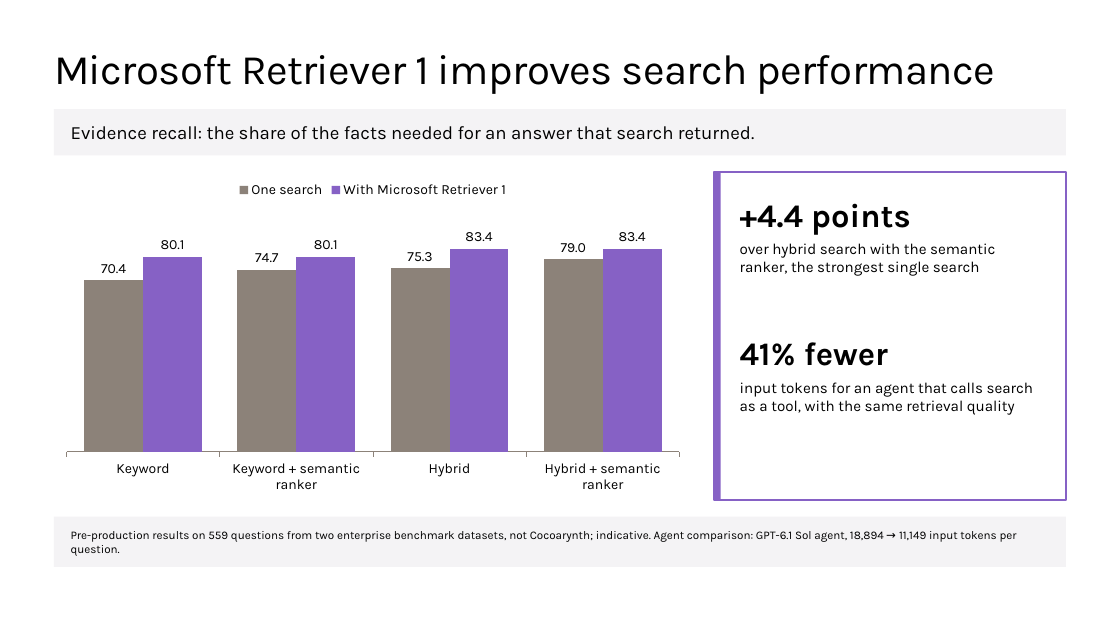
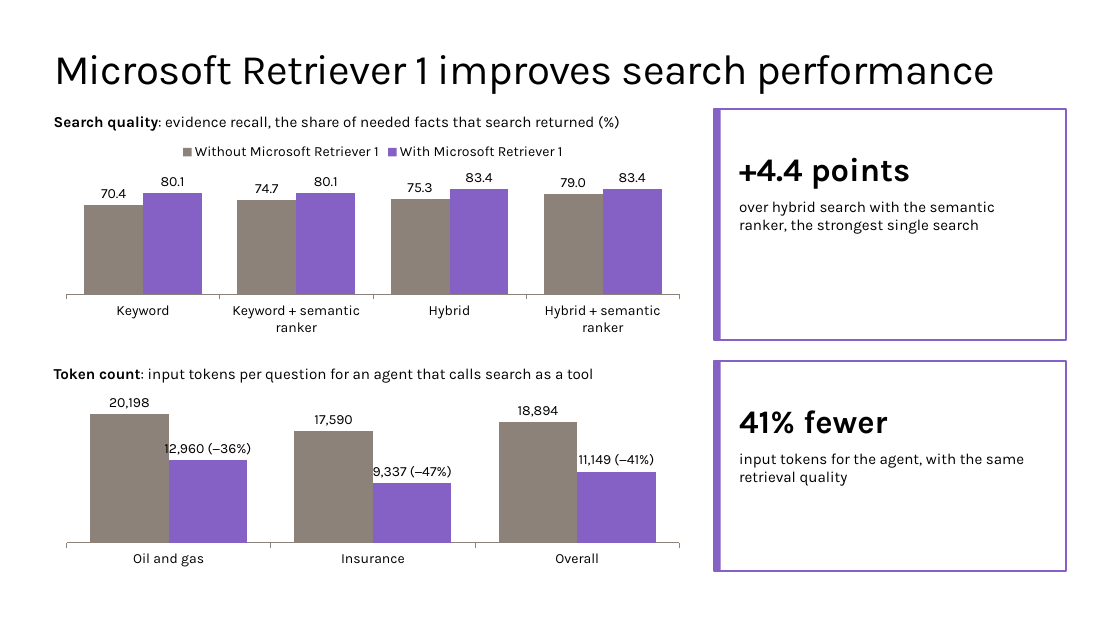
Before and after one commit to microsoft/ignite26-BRK300-building-agentic-retrieval-from-diy-to-foundry-iq, a slide deck: slide 31 of IgniteBRK300-WorkingDeck.pptx. Drawn at 1120x630 pixels with LibreOffice and Linux fonts; fonts in the diff are those of the drawing; background and template pictures are left out. Boxes give left, top, right and bottom in pixels: in the first picture for what was removed or moved away, otherwise in the second. Text is boxed around its words. In the diff, an @@ line names an element or a change of style, - is before the commit and + after.

```diff
--- a/IgniteBRK300-WorkingDeck.pptx
+++ b/IgniteBRK300-WorkingDeck.pptx
@@ text at box(54, 116, 594, 131): text changed; size 16 to 13 pt @@
-Evidence recall: the share of the facts needed for an answer that search returned.
+Search quality: evidence recall, the share of needed facts that search returned (%)
@@ text "Search quality: evidence recall, the ...": place and size @@
-text "Search quality: evidence recall, the ..." at box(54, 109, 1066, 155)
+text "Search quality: evidence recall, the ..." at box(54, 116, 594, 131)
@@ text "Search quality: evidence recall, the ..." at box(54, 116, 594, 131): fill #F4F3F5 to none @@
@@ rectangle: place and size @@
-rectangle at box(714, 172, 1066, 500)
+rectangle at box(714, 109, 1066, 340)
@@ rectangle: place and size @@
-rectangle at box(714, 172, 721, 500)
+rectangle at box(714, 109, 721, 340)
@@ column chart at box(54, 134, 692, 340) @@
-One search: 70.4, 74.7, 75.3, 79
+Without Microsoft Retriever 1: 70.4, 74.7, 75.3, 79
@@ value axis changed @@
@@ column chart: place and size @@
-column chart at box(54, 172, 692, 500)
+column chart at box(54, 134, 692, 340)
@@ text "+4.4 points": place and size @@
-text "+4.4 points" at box(740, 203, 910, 235)
+text "+4.4 points" at box(739, 157, 910, 189)
@@ text "over hybrid search with the ...": place and size @@
-text "over hybrid search with the ..." at box(740, 243, 995, 276)
+text "over hybrid search with the ..." at box(739, 201, 995, 234)
@@ text added at box(54, 368, 593, 383), 13 pt, text #000000 @@
+Token count: input tokens per question for an agent that calls search as a tool
@@ column chart added at box(54, 386, 692, 571) @@
+categories: Oil and gas, Insurance, Overall
+Series 1: 20198, 17590, 18894
+Series 2: 12960, 9337, 11149
@@ rectangle added at box(714, 361, 1066, 571), fill #FFFFFF, outline #8661C5 1.5 pt @@
@@ rectangle added at box(714, 361, 721, 571), fill #8661C5 @@
@@ text "41% fewer": place and size @@
-text "41% fewer" at box(740, 342, 888, 366)
+text "41% fewer" at box(739, 410, 887, 434)
@@ text at box(739, 453, 1024, 486): text changed @@
-input tokens for an agent that calls search as a tool, with the same retrieval quality
+input tokens for the agent, with the same retrieval quality
@@ rectangle removed at box(54, 517, 1066, 567) @@
-Pre-production results on 559 questions from two enterprise benchmark datasets, not Cocoarynth; indicative. Agent comparison: GPT-6.1 Sol agent, 18,894 → 11,149 input tokens per question.
```
Also in this commit, not shown: 2 other slides changed, 1 other file.
